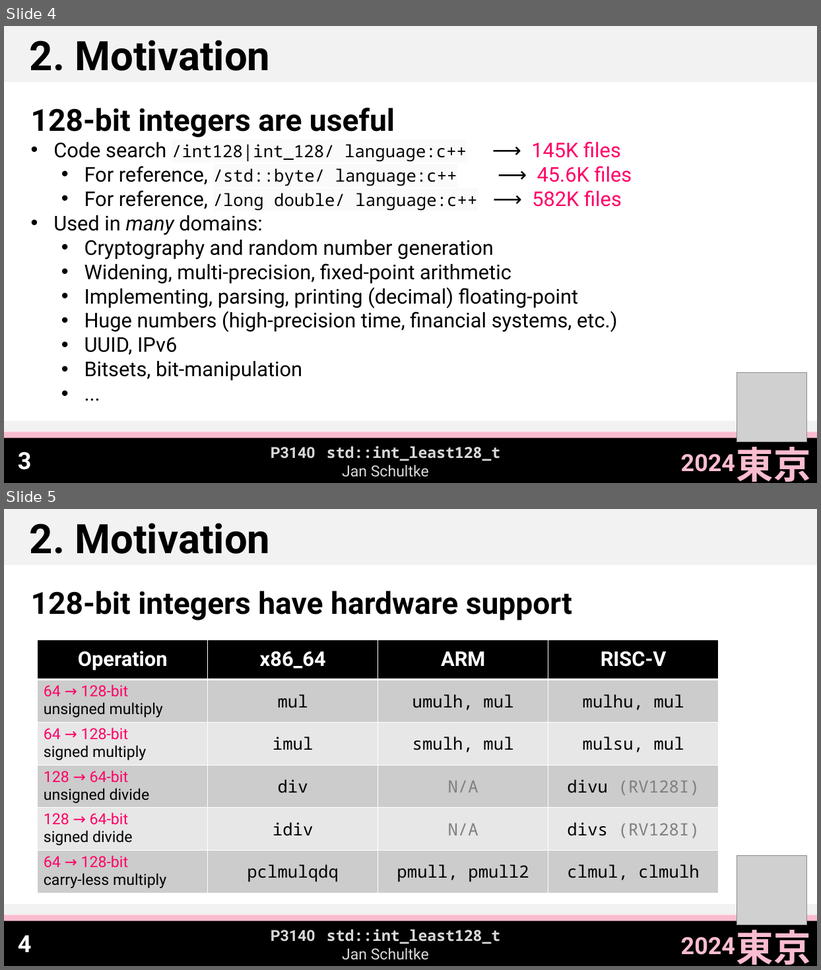
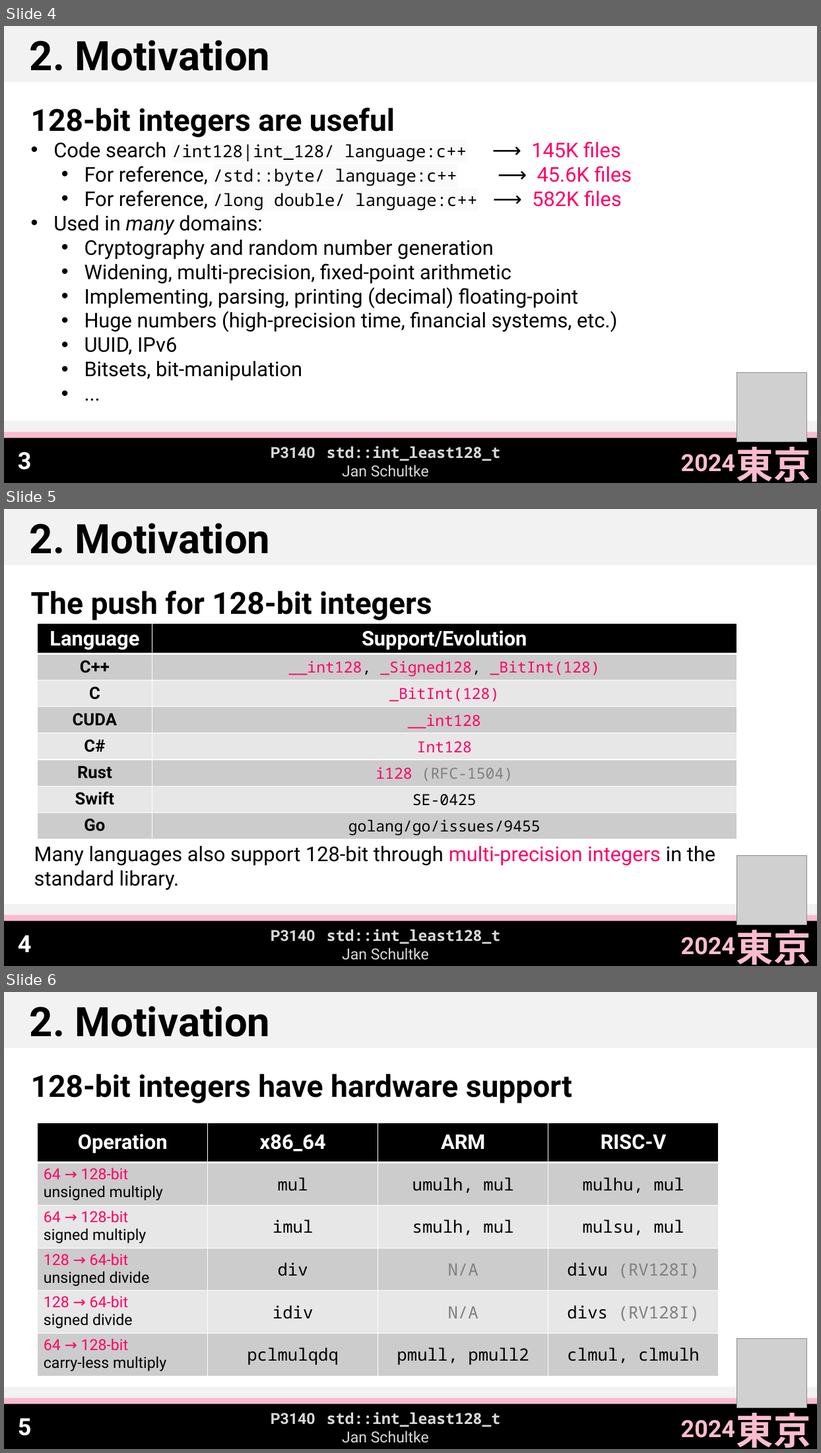
Before and after one commit to Eisenwave/cpp-proposals, a slide deck: slides/p3140-slides.pptx. Shown one above the other, each under a label of ours: slides 4 and 5 before the commit, slides 4, 5 and 6 after it. The pictures are 821x970 and 821x1453 pixels, drawn with LibreOffice and Linux fonts; fonts in the diff are those of the drawing; grey boxes stand for pictures. Boxes give left, top, right and bottom in pixels: in the first picture for what was removed or moved away, otherwise in the second. Text is boxed around its words. In the diff, an @@ line names an element or a change of style, - is before the commit and + after.

```diff
--- a/slides/p3140-slides.pptx
+++ b/slides/p3140-slides.pptx
@@ slide 5 added at [4,509,817,966], background #FFFFFF @@
@@ rectangle added at [4,509,817,565], fill #F2F2F2 @@
@@ text added at [30,523,271,554], 48 pt, text #000000, bold @@
+2. Motivation
@@ text added at [31,591,432,621], 36 pt, text #000000, bold @@
+The push for 128-bit integers
@@ table added at [38,624,737,839], 8 rows, 2 columns @@
+Language | Support/Evolution
+C++ | __int128, _Signed128, _BitInt(128)
+C | _BitInt(128)
+CUDA | __int128
+C# | Int128
+Rust | i128 (RFC-1504)
+Swift | SE-0425
+Go | golang/go/issues/9455
@@ text added at [34,846,715,890], 24 pt, text #000000 @@
+Many languages also support 128-bit through multi-precision integers in the standard library.
@@ picture added at [737,855,807,925] @@
@@ rectangle added at [4,904,817,915], fill #F2F2F2 @@
@@ rectangle added at [4,921,817,966], fill #000000 @@
@@ rectangle added at [4,916,817,921], fill #FABCCF @@
@@ text added at [737,924,811,965], 44 pt, text #FABCCF, bold @@
+東京
@@ page number added at [18,935,32,953], 28 pt, text #FFFFFF, bold @@
+4
@@ text added at [271,929,500,960], 18 pt, text #D9D9D9, bold @@
+P3140 std::int_least128_t
+Jan Schultke
@@ text added at [681,937,735,955], 28 pt, text #FABCCF, bold @@
+2024
@@ what was slide 5 is now slide 6 @@
@@ page number at [18,1418,32,1436]: text changed @@
-4
+5
```
Also in this commit, not shown: 3 slides changed, 1 other slide added, 3 other files.
